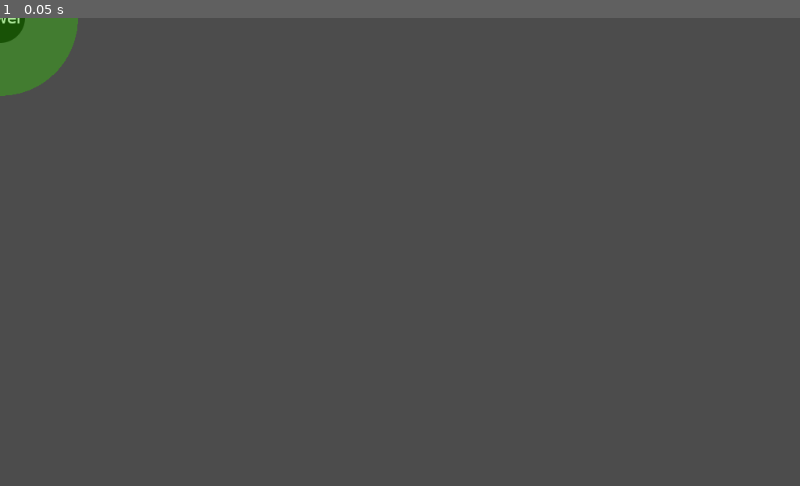
Above: before the commit, frame 1.
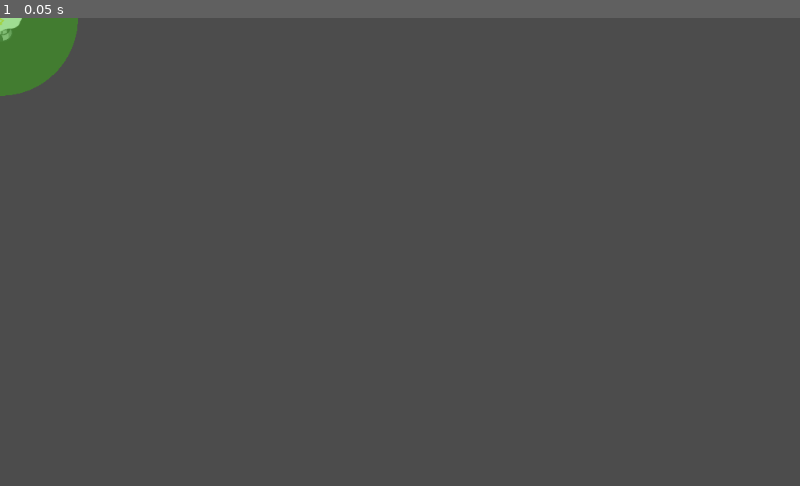
Above: after the commit, the same moment.

Repository: winnerbyhabit/bifigamejamWS19
Game: Godot game, scene res://TDGame/Tower.tscn
The game is run twice, just before and just after one commit, with the same random seed, the same clock (stepped at 60 frames per second) and the same inputs. This scene is started directly instead of the project's main scene.
Inputs:
- Up to frame 1 (0.05 s): no input

The runs differ from the first frame. In frame 1, 0.1% of the frame differs, in the area x 0-4%, y 0-6%.

Commit message:
tower animation

Diff:
--- a/project/TDGame/TDGame.gd
+++ b/project/TDGame/TDGame.gd
@@ -3,7 +3,7 @@
 var goat_scene = load("res://TDGame/Goat.tscn")
 var tower_scene = load("res://TDGame/Tower.tscn")
 
-var tower_cursor = load("res://assets/Tower_1.png")
+var tower_cursor = load("res://assets/Turm1x.png")
 
 export(String, FILE) var wavesTXT
 
--- a/project/TDGame/Tower.gd
+++ b/project/TDGame/Tower.gd
@@ -43,6 +43,14 @@
 
 		if shoot:
 			fire_threshold += firerate
+			$Animation.set_frame(0)
+			$Animation.play("attack")
+
+			$Animation.visible = true
 		emit_signal("tower_fired",current_targets.size())
 	else:
 		fire_threshold -= delta
+
+func _on_Animation_animation_finished():
+	print('finished')
+	$Animation.visible = false
--- a/project/TDGame/Tower.tscn
+++ b/project/TDGame/Tower.tscn
@@ -1,10 +1,21 @@
-[gd_scene load_steps=5 format=2]
+[gd_scene load_steps=9 format=2]
 
 [ext_resource path="res://TDGame/Tower.gd" type="Script" id=1]
-[ext_resource path="res://assets/Tower_1.png" type="Texture" id=2]
+[ext_resource path="res://assets/Turm1x.png" type="Texture" id=2]
 [ext_resource path="res://TDGame/Circle.tscn" type="PackedScene" id=3]
+[ext_resource path="res://assets/An1.png" type="Texture" id=4]
+[ext_resource path="res://assets/An212.png" type="Texture" id=5]
+[ext_resource path="res://assets/An3.png" type="Texture" id=6]
 
 [sub_resource type="CircleShape2D" id=1]
+
+[sub_resource type="SpriteFrames" id=2]
+animations = [ {
+"frames": [ ExtResource( 4 ), ExtResource( 5 ), ExtResource( 6 ) ],
+"loop": false,
+"name": "attack",
+"speed": 5.0
+} ]
 
 [node name="Tower" type="Node2D" groups=[
 "tower",
@@ -27,7 +38,14 @@
 margin_top = -31.3101
 margin_right = 29.3275
 margin_bottom = -17.3101
+
+[node name="Animation" type="AnimatedSprite" parent="."]
+visible = false
+position = Vector2( 0.836235, 11.2892 )
+frames = SubResource( 2 )
+animation = "attack"
 [connection signal="body_entered" from="Area2D" to="." method="target_entered"]
 [connection signal="body_exited" from="Area2D" to="." method="target_exited"]
 [connection signal="mouse_entered" from="Area2D" to="." method="show_tower_range" binds= [ true ]]
 [connection signal="mouse_exited" from="Area2D" to="." method="show_tower_range" binds= [ false ]]
+[connection signal="animation_finished" from="Animation" to="." method="_on_Animation_animation_finished"]
Not shown: 1 places in project/Game.tscn that only renumber resources
Not shown, added: project/assets/An1.png.import
Not shown, added: project/assets/An212.png.import
Not shown, added: project/assets/An3.png.import
Not shown, added: project/assets/FelderBG.png.import
Not shown, added: project/assets/Goat1.png.import
Not shown, added: project/assets/Goat3.png.import
Not shown, added: project/assets/Turm1x.png.import
